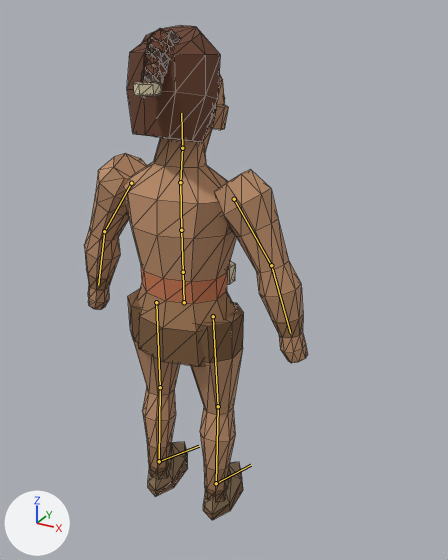
Before and after pictures for a commit that changed the glTF model assets/models/characters/lineages/crag_born/crag_born_child.glb.
Rendered twice from a camera (50 mm lens) standing at (1.2, -1.85, 2.03) and looking at (0.07, 0.2, 1.0). Lighting does not change. The marker at lower left points along +X, +Y and +Z. The first picture is the older version. The bones that change, and the others that lie on the model, are drawn over the model as lines. Mesh edges are drawn as thin lines.

The first picture shows 'TribesmanMesh'.
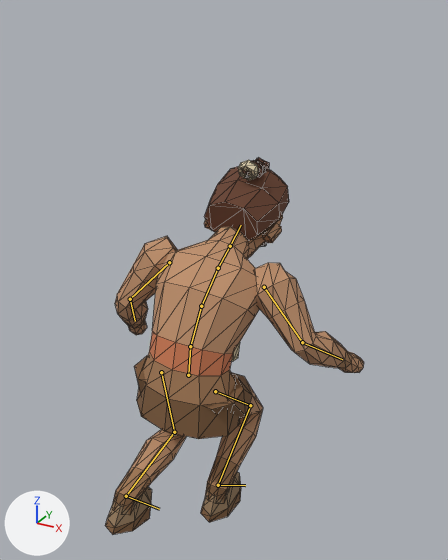
The newer file adds an action. The first version stands in its rest pose; the second is drawn at frame 8 of the action 'Wounded-loop'.

Where the change shows, as pixel boxes [x1, y1, x2, y2] in the pictures (448 x 560 px):
'TribesmanMesh', posed (16% wider, 24% shorter)
    before: [84, 25, 307, 520]
    after: [105, 158, 364, 535]
bone 'Hips', root to tip
    before: (184, 302) to (183, 272)
    after: (188, 375) to (190, 346)
bone 'Spine', root to tip
    before: (183, 272) to (181, 230)
    after: (190, 346) to (201, 306)
bone 'Chest', root to tip
    before: (181, 230) to (180, 182)
    after: (201, 306) to (218, 268)
bone 'Head', root to tip
    before: (182, 148) to (181, 113)
    after: (230, 246) to (241, 225)
bone 'UpperArm.L', root to tip
    before: (234, 199) to (271, 265)
    after: (264, 287) to (302, 342)
bone 'LowerArm.L', root to tip
    before: (271, 265) to (290, 333)
    after: (302, 342) to (342, 359)
bone 'UpperArm.R', root to tip
    before: (131, 183) to (104, 231)
    after: (169, 262) to (130, 299)
bone 'LowerArm.R', root to tip
    before: (104, 231) to (98, 285)
    after: (130, 299) to (135, 321)
bone 'UpperLeg.L', root to tip
    before: (213, 316) to (218, 406)
    after: (215, 391) to (250, 405)
bone 'LowerLeg.L', root to tip
    before: (218, 406) to (216, 483)
    after: (250, 405) to (218, 485)
bone 'Foot.L', root to tip
    before: (216, 483) to (251, 465)
    after: (218, 485) to (245, 485)
bone 'UpperLeg.R', root to tip
    before: (156, 302) to (160, 387)
    after: (161, 372) to (174, 432)
bone 'LowerLeg.R', root to tip
    before: (160, 387) to (159, 461)
    after: (174, 432) to (126, 496)
bone 'Foot.R', root to tip
    before: (159, 461) to (199, 446)
    after: (126, 496) to (159, 509)

What changed in the scene script:
```text
Change bone_hips:
    where bone_hips = bpy.data.objects['TribesmanArmature'].pose.bones['Hips']
    bone_hips.location: (0.0, 0.0, 0.0) -> (0.012, -0.33, 0.0)
    bone_hips.rotation_quaternion: (1.0, 0.0, 0.0, 0.0) -> (0.998, -0.06, 0.001, -0.02)  # degrees (0, 0, 0) -> degrees (-7, 0, -2)
Change bone_spine:
    where bone_spine = bpy.data.objects['TribesmanArmature'].pose.bones['Spine']  # child of 'Hips'
    bone_spine.rotation_quaternion: (1.0, 0.0, 0.0, 0.0) -> (0.984, -0.179, 0.0, 0.0)  # degrees (0, 0, 0) -> degrees (-21, 0, 0)
Change bone_chest:
    where bone_chest = bpy.data.objects['TribesmanArmature'].pose.bones['Chest']  # child of 'Spine'
    bone_chest.rotation_quaternion: (1.0, 0.0, 0.0, 0.0) -> (0.981, -0.191, 0.025, 0.005)  # degrees (0, 0, 0) -> degrees (-22, 3, 0)
Change bone_head:
    where bone_head = bpy.data.objects['TribesmanArmature'].pose.bones['Head']  # child of 'Neck'
    bone_head.rotation_quaternion: (1.0, 0.0, 0.0, 0.0) -> (0.997, -0.082, 0.0, 0.0)  # degrees (0, 0, 0) -> degrees (-9, 0, 0)
Change bone_upperarm_l:
    where bone_upperarm_l = bpy.data.objects['TribesmanArmature'].pose.bones['UpperArm.L']  # child of 'Chest'
    bone_upperarm_l.rotation_quaternion: (1.0, 0.0, 0.0, 0.0) -> (0.936, 0.238, 0.255, 0.035)  # degrees (0, 0, 0) -> degrees (31, 28, 12)
Change bone_lowerarm_l:
    where bone_lowerarm_l = bpy.data.objects['TribesmanArmature'].pose.bones['LowerArm.L']  # child of 'UpperArm.L'
    bone_lowerarm_l.rotation_quaternion: (1.0, 0.0, 0.0, 0.0) -> (0.882, 0.437, 0.13, 0.116)  # degrees (0, 0, 0) -> degrees (54, 7, 19)
Change bone_upperarm_r:
    where bone_upperarm_r = bpy.data.objects['TribesmanArmature'].pose.bones['UpperArm.R']  # child of 'Chest'
    bone_upperarm_r.rotation_quaternion: (1.0, 0.0, 0.0, 0.0) -> (0.96, 0.222, -0.144, -0.093)  # degrees (0, 0, 0) -> degrees (28, -14, -14)
Change bone_lowerarm_r:
    where bone_lowerarm_r = bpy.data.objects['TribesmanArmature'].pose.bones['LowerArm.R']  # child of 'UpperArm.R'
    bone_lowerarm_r.rotation_quaternion: (1.0, 0.0, 0.0, 0.0) -> (0.913, 0.379, -0.113, -0.1)  # degrees (0, 0, 0) -> degrees (46, -7, -16)
Change bone_upperleg_l:
    where bone_upperleg_l = bpy.data.objects['TribesmanArmature'].pose.bones['UpperLeg.L']  # child of 'Hips'
    bone_upperleg_l.rotation_quaternion: (1.0, 0.0, 0.0, 0.0) -> (0.887, 0.461, 0.014, 0.014)  # degrees (0, 0, 0) -> degrees (55, 1, 2)
Change bone_lowerleg_l:
    where bone_lowerleg_l = bpy.data.objects['TribesmanArmature'].pose.bones['LowerLeg.L']  # child of 'UpperLeg.L'
    bone_lowerleg_l.rotation_quaternion: (1.0, 0.0, 0.0, 0.0) -> (0.675, -0.738, -0.008, -0.008)  # degrees (0, 0, 0) -> degrees (-95, -1, 0)
Change bone_foot_l:
    where bone_foot_l = bpy.data.objects['TribesmanArmature'].pose.bones['Foot.L']  # child of 'LowerLeg.L'
    bone_foot_l.rotation_quaternion: (1.0, 0.0, 0.0, 0.0) -> (0.961, 0.276, 0.0, 0.0)  # degrees (0, 0, 0) -> degrees (32, 0, 0)
Change bone_upperleg_r:
    where bone_upperleg_r = bpy.data.objects['TribesmanArmature'].pose.bones['UpperLeg.R']  # child of 'Hips'
    bone_upperleg_r.rotation_quaternion: (1.0, 0.0, 0.0, 0.0) -> (0.982, 0.189, -0.006, -0.006)  # degrees (0, 0, 0) -> degrees (22, -1, -1)
Change bone_lowerleg_r:
    where bone_lowerleg_r = bpy.data.objects['TribesmanArmature'].pose.bones['LowerLeg.R']  # child of 'UpperLeg.R'
    bone_lowerleg_r.rotation_quaternion: (1.0, 0.0, 0.0, 0.0) -> (0.725, -0.689, 0.007, 0.008)  # degrees (0, 0, 0) -> degrees (-87, 1, 0)
Change bone_foot_r:
    where bone_foot_r = bpy.data.objects['TribesmanArmature'].pose.bones['Foot.R']  # child of 'LowerLeg.R'
    bone_foot_r.rotation_quaternion: (1.0, 0.0, 0.0, 0.0) -> (0.917, 0.399, 0.0, 0.0)  # degrees (0, 0, 0) -> degrees (47, 0, 0)
```
